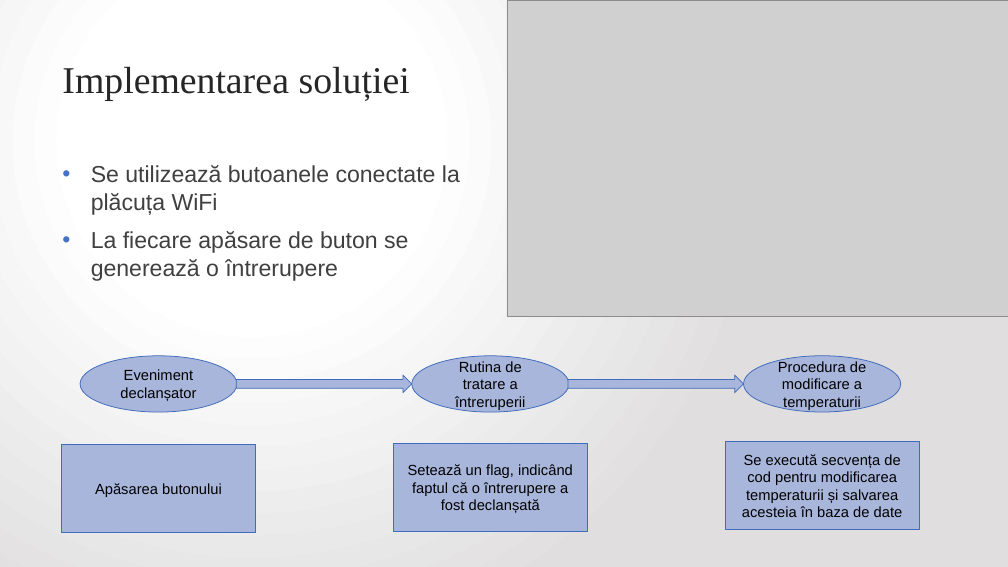
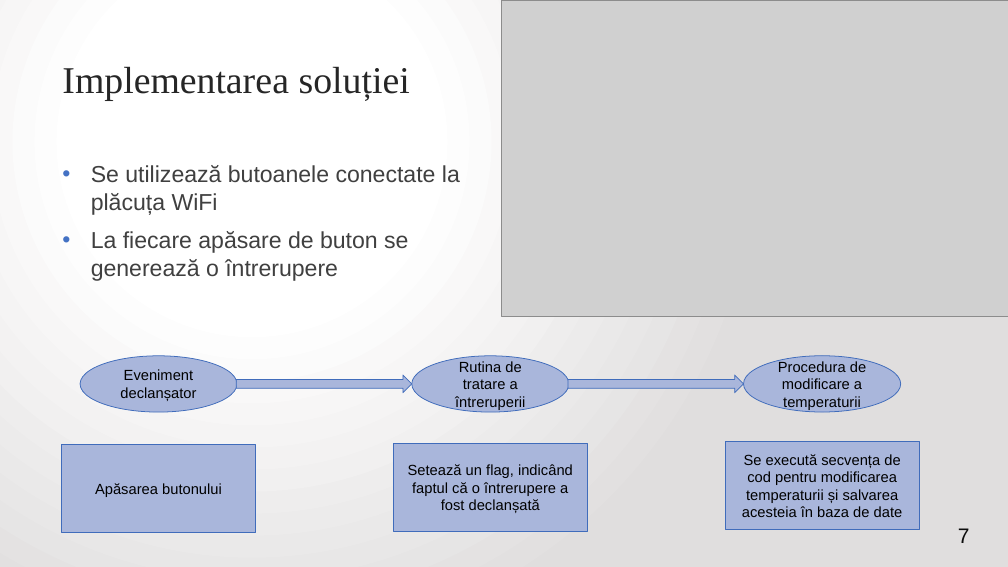
Before and after one commit to VitomirDragan/TemperatureManagement-IOT-, a slide deck: slide 7 of Prezentare/Termostat inteligent controlat printr-o aplicație web.pptx (slide 11 before the commit). Drawn at 1008x567 pixels with LibreOffice and Linux fonts; fonts in the diff are those of the drawing; grey boxes stand for pictures. Boxes give left, top, right and bottom in pixels: in the first picture for what was removed or moved away, otherwise in the second. Text is boxed around its words. In the diff, an @@ line names an element or a change of style, - is before the commit and + after.

```diff
--- a/Prezentare/Termostat inteligent controlat printr-o aplicație web.pptx
+++ b/Prezentare/Termostat inteligent controlat printr-o aplicație web.pptx
@@ picture: place and size @@
-picture at bbox=[507, 0, 1008, 316]
+picture at bbox=[502, 1, 1008, 317]
@@ page number added at bbox=[958, 528, 970, 543], 20 pt, text #0D0D0D @@
+7
```
Also in this commit, not shown: 3 other slides changed, 2 slides added, 6 slides removed, 10 other files.
